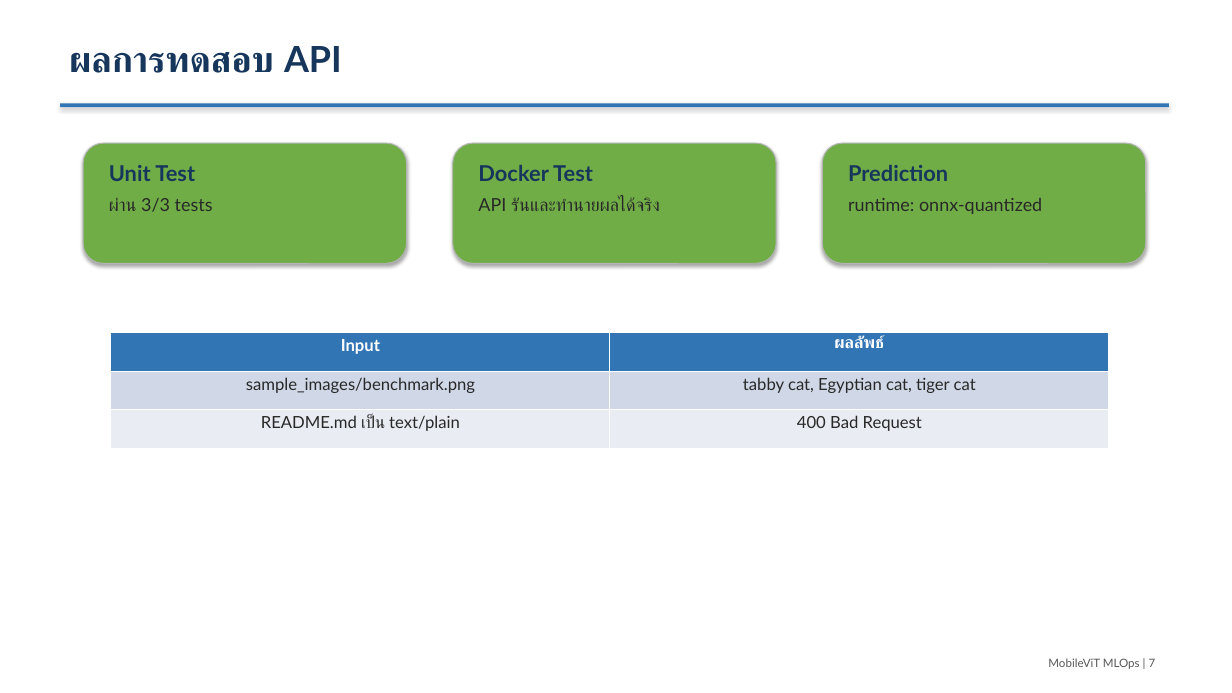
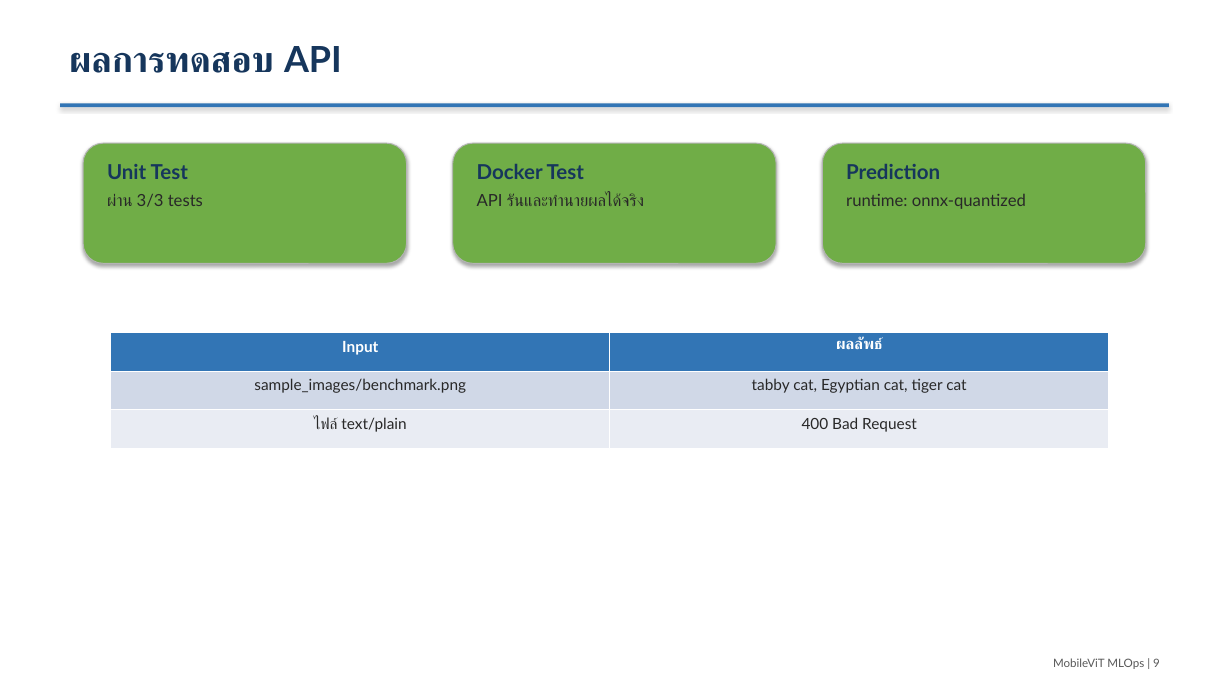
Before and after one commit to Tanasphon/AIE_MLOP_project, a slide deck: slide 9 of presentation/mobilevit_mlops_presentation.pptx (slide 7 before the commit). Drawn at 1232x693 pixels with LibreOffice and Linux fonts; fonts in the diff are those of the drawing. Boxes give left, top, right and bottom in pixels: in the first picture for what was removed or moved away, otherwise in the second. Text is boxed around its words. In the diff, an @@ line names an element or a change of style, - is before the commit and + after.

Commit message:
Enhance presentation workflow slides
Add a clear project step timeline, workflow visuals, and demo image to the Thai presentation deck.

```diff
--- a/presentation/mobilevit_mlops_presentation.pptx
+++ b/presentation/mobilevit_mlops_presentation.pptx
@@ text "Unit Test" at (107,164,203,207): size 17 to 16 pt in "Unit Test"; size 14 to 13 pt in "ผ่าน 3/3 tests"; less space between paragraphs @@
@@ text "Docker Test" at (477,164,644,206): size 17 to 16 pt in "Docker Test"; size 14 to 13 pt in "API รันและทำนายผลได้จริง"; less space between paragraphs @@
@@ text "Prediction" at (846,164,1026,209): size 17 to 16 pt in "Prediction"; size 14 to 13 pt in "runtime: onnx-quantized"; less space between paragraphs @@
@@ table at (111,333,1109,448) @@
-row 3, column 1: README.md เป็น text/plain
+row 3, column 1: ไฟล์ text/plain
@@ size 13 to 12 pt in "Input", "ผลลัพธ์", "sample_images/benchmark.png", "tabby cat, Egyptian cat, tiger cat" and 1 more places @@
@@ text at (1053,658,1160,669): text changed @@
-MobileViT MLOps | 7
+MobileViT MLOps | 9
```
Also in this commit, not shown: 9 other slides changed, 4 slides added, 1 other file.
